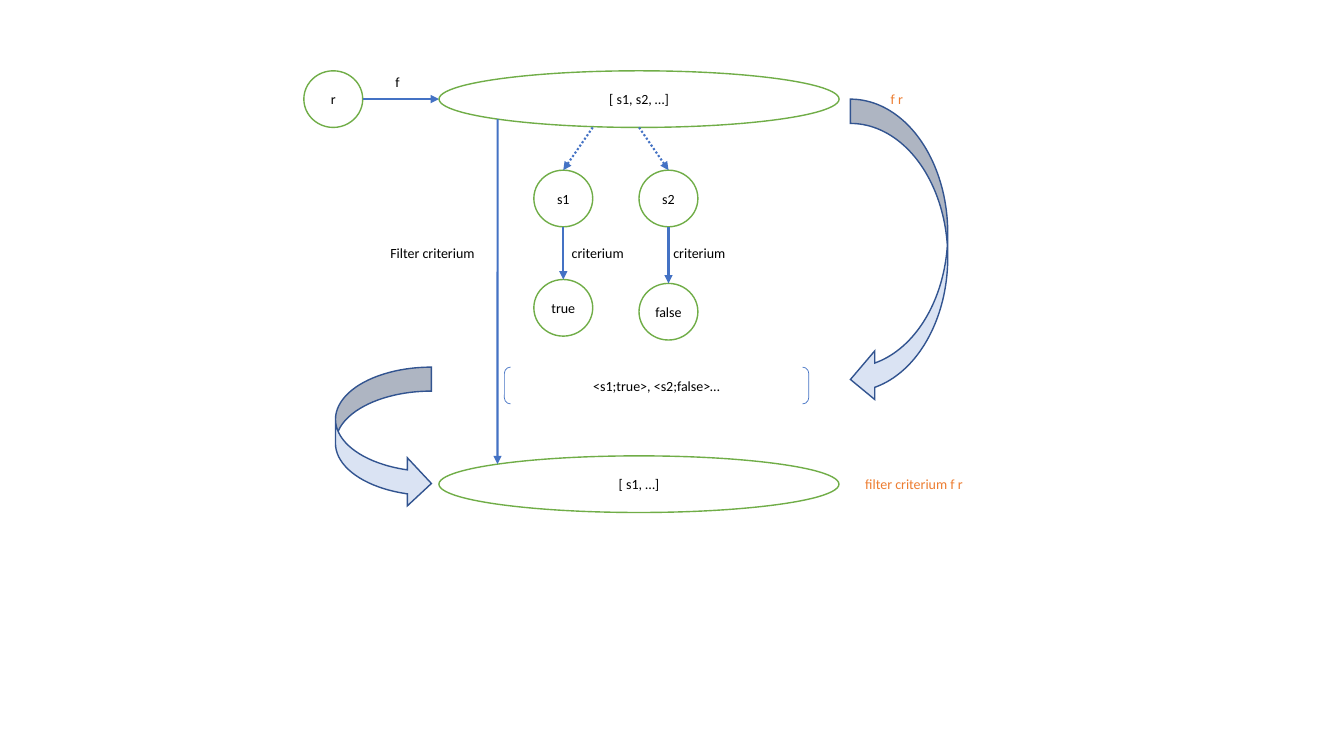
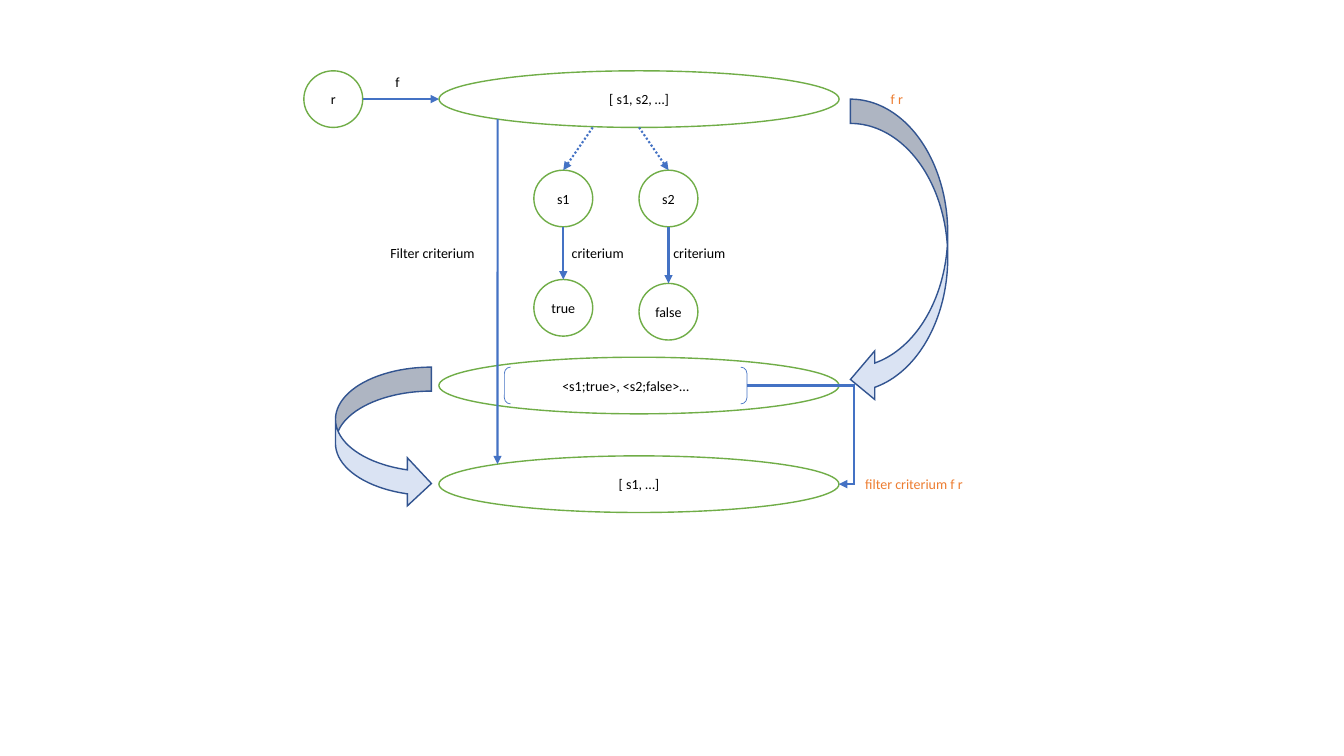
Before and after one commit to joopringelberg/perspectives-core, a slide deck: slide 8 of tekeningen combinatoren.pptx. Drawn at 1344x756 pixels with LibreOffice and Linux fonts; fonts in the diff are those of the drawing. Boxes give left, top, right and bottom in pixels: in the first picture for what was removed or moved away, otherwise in the second. Text is boxed around its words. In the diff, an @@ line names an element or a change of style, - is before the commit and + after.

```diff
--- a/tekeningen combinatoren.pptx
+++ b/tekeningen combinatoren.pptx
@@ ellipse added at (439,357,839,413), fill #FFFFFF, outline #70AD47 1 pt @@
@@ bracket pair "<s1;true>, <s2;false>…": place and size @@
-bracket pair "<s1;true>, <s2;false>…" at (504,367,809,403)
+bracket pair "<s1;true>, <s2;false>…" at (504,367,747,403)
@@ elbow arrow added from (747, 385) to (839, 484), #4472C4 1.5 pt @@
```
Also in this commit, not shown: 4 other files.
